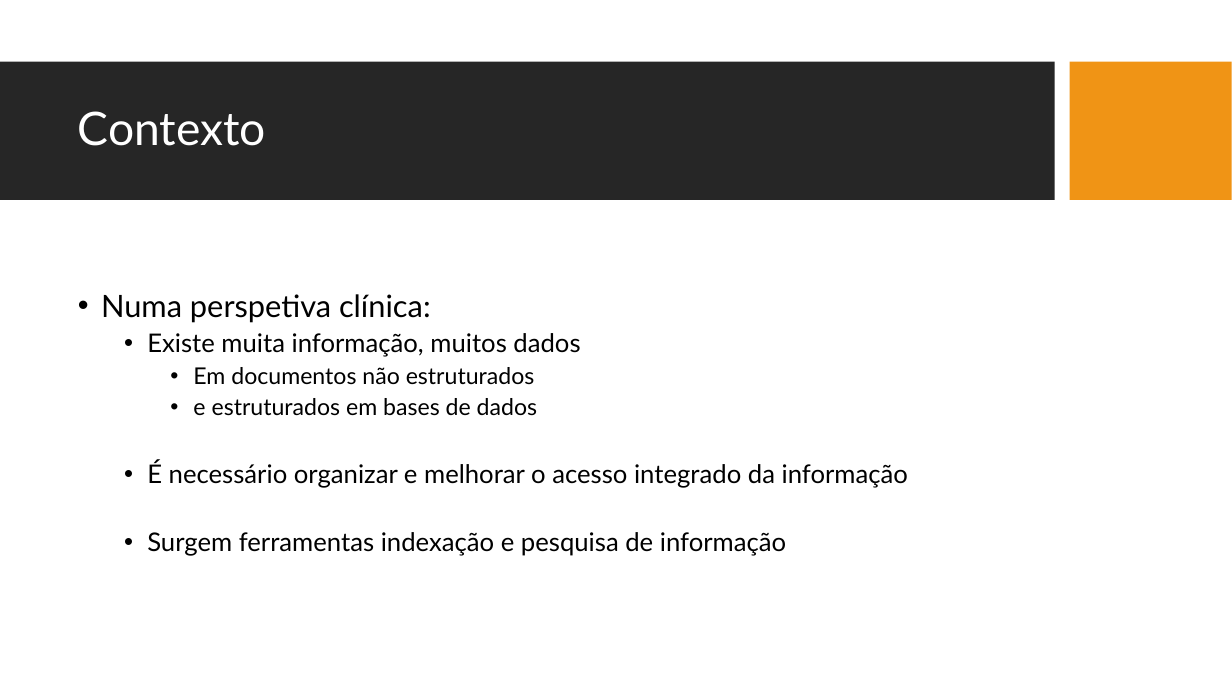
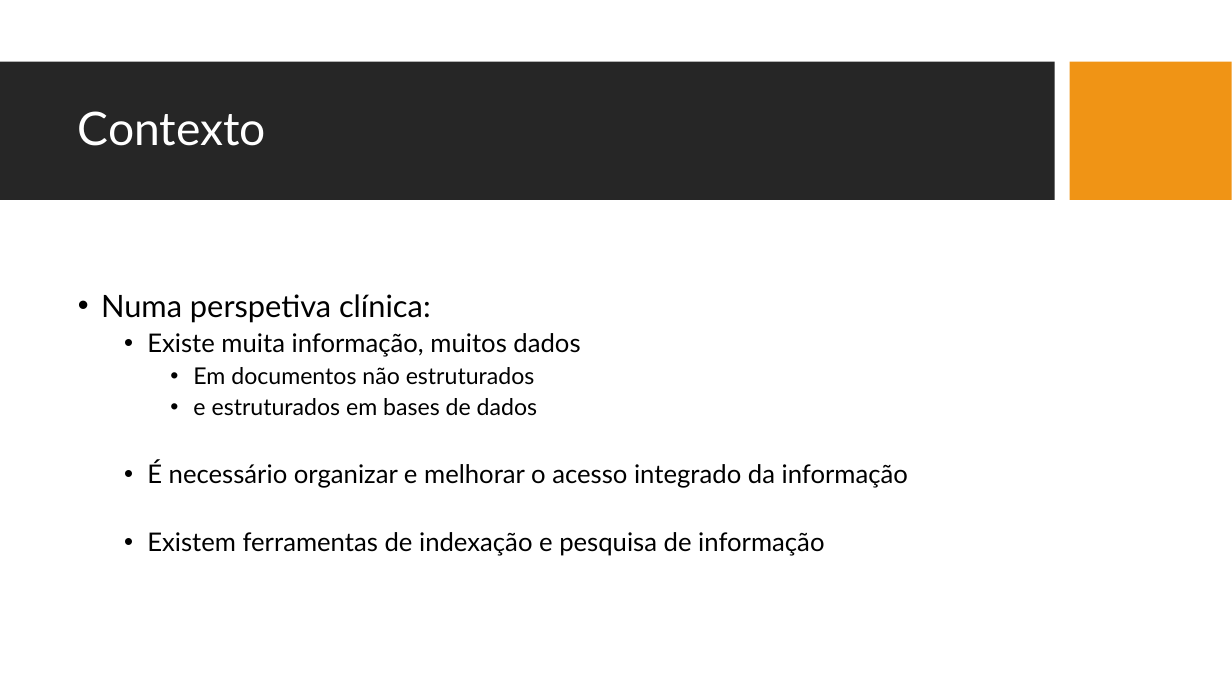
Before and after one commit to JDSBCC/Indexacao-de-Documentos-Clinicos, a slide deck: slide 3 of Dissertacao/4. Defesa da dissertação.pptx. Drawn at 1232x693 pixels with LibreOffice and Linux fonts; fonts in the diff are those of the drawing; background and template pictures are left out. Boxes give left, top, right and bottom in pixels: in the first picture for what was removed or moved away, otherwise in the second. Text is boxed around its words. In the diff, an @@ line names an element or a change of style, - is before the commit and + after.

```diff
--- a/Dissertacao/4. Defesa da dissertação.pptx
+++ b/Dissertacao/4. Defesa da dissertação.pptx
@@ text at [147, 532, 824, 556]: text changed @@
-  • Surgem ferramentas indexação e pesquisa de informação
+  • Existem ferramentas de indexação e pesquisa de informação
```
Also in this commit, not shown: 11 other slides changed, 1 slide added, 2 slides removed, 58 other files.
